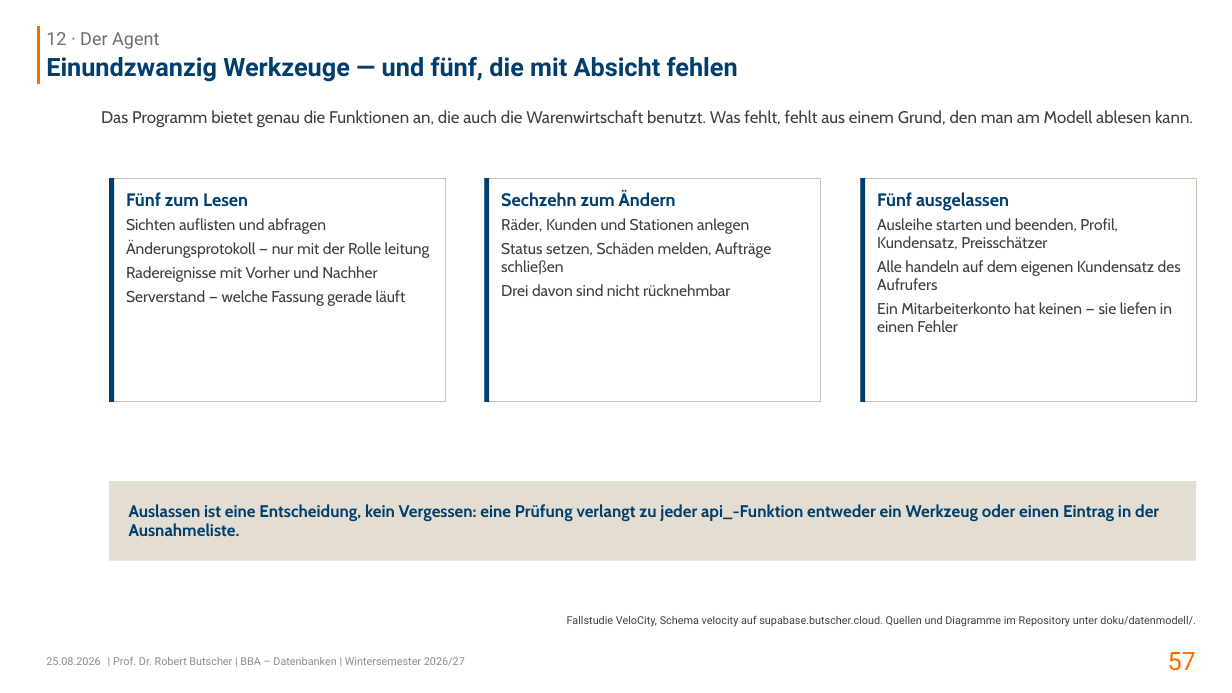
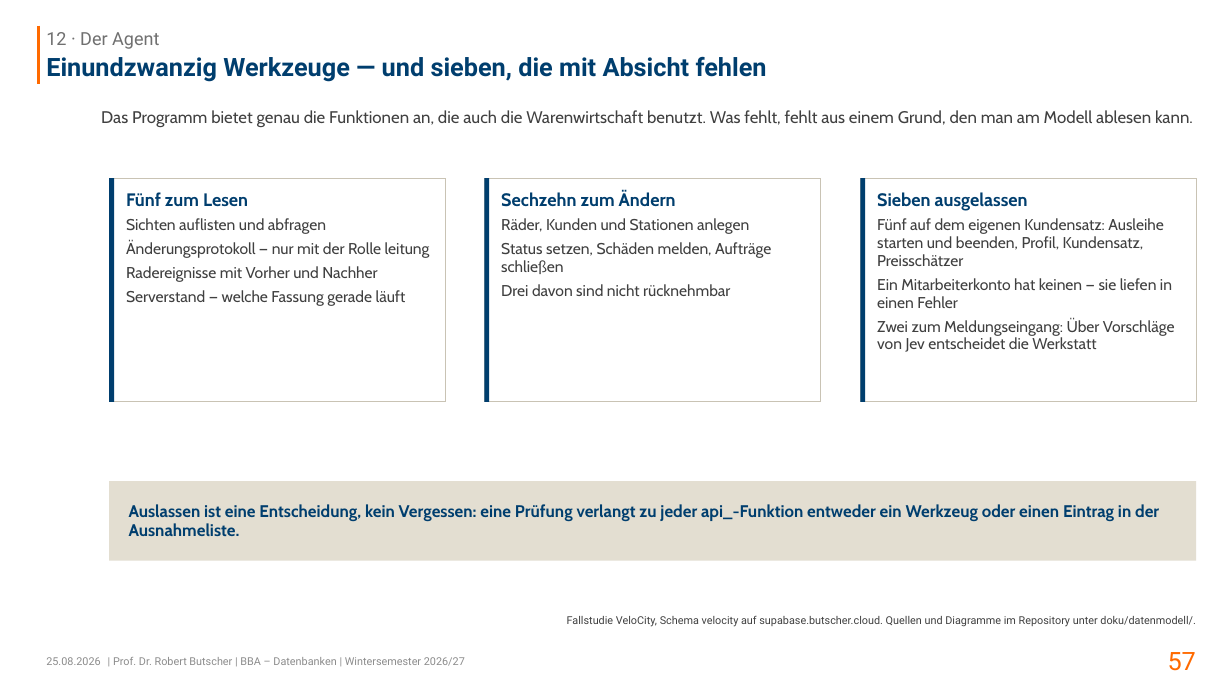
Before and after one commit to swrobuts/velocity-fallstudie, a slide deck: slide 57 of slides/velocity-datenbankentwurf.pptx. Drawn at 1232x693 pixels with LibreOffice and Linux fonts; fonts in the diff are those of the drawing. Boxes give left, top, right and bottom in pixels: in the first picture for what was removed or moved away, otherwise in the second. Text is boxed around its words. In the diff, an @@ line names an element or a change of style, - is before the commit and + after.

```diff
--- a/slides/velocity-datenbankentwurf.pptx
+++ b/slides/velocity-datenbankentwurf.pptx
@@ title at bbox=[46, 56, 767, 82]: text changed @@
-Einundzwanzig Werkzeuge — und fünf, die mit Absicht fehlen
+Einundzwanzig Werkzeuge — und sieben, die mit Absicht fehlen
@@ text at bbox=[877, 192, 1163, 266]: text changed @@
-Fünf ausgelassen
-Ausleihe starten und beenden, Profil, Kundensatz, Preisschätzer
-Alle handeln auf dem eigenen Kundensatz des Aufrufers
+Sieben ausgelassen
+Fünf auf dem eigenen Kundensatz: Ausleihe starten und beenden, Profil, Kundensatz, Preisschätzer
@@ text at bbox=[877, 318, 1175, 352]: paragraph added @@
+Zwei zum Meldungseingang: Über Vorschläge von Jev entscheidet die Werkstatt
```
Also in this commit, not shown: 4 other slides changed, 5 other files.
